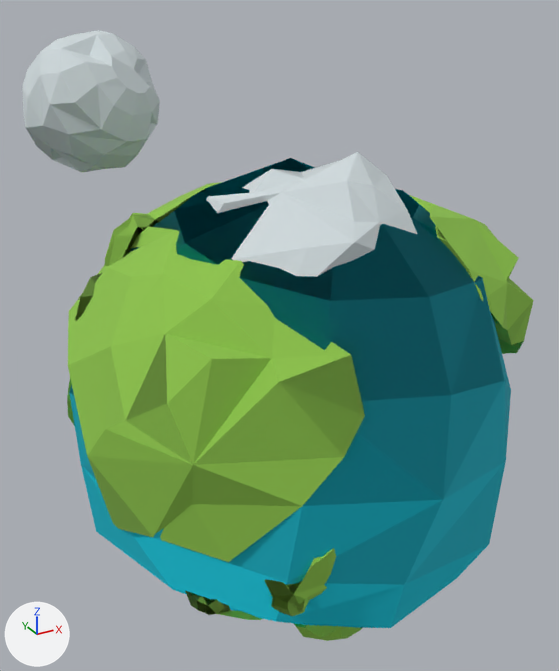
The OBJ model public/Earth and Moon/model.obj as it was, and as the next commit left it.
The view is the same before and after, from a 50 mm lens placed at (-0.245, -0.479, 0.272), pointed at (0.038, 0.036, 0.014). The axes (+X, +Y, +Z) are drawn at lower left. The lights are the same throughout. Where no turn or scale is listed for an object, it has been applied to the vertices.

Names of what the first picture shows: 'model'.
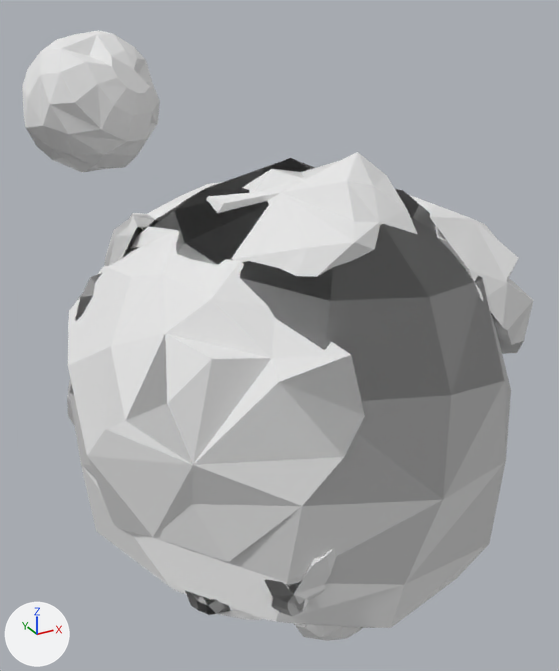
What differs and where, as boxes (x1, y1, x2, y2) in the pictures (559 x 671 px):
```json
{"object": "model", "change": "recoloured", "before": [22, 30, 534, 641], "after": [22, 30, 534, 641]}
```

The change, as JSON lines over the scene's bpy script:
```json
{"op": "set", "path": "mat_mat4.base_color", "old": "(0.0, 0.52, 0.66)", "new": "(0.8, 0.8, 0.8)", "note": "cyan #00bfd4 -> white #e7e7e7"}
{"op": "set", "path": "mat_mat9.base_color", "old": "(0.27, 0.55, 0.07)", "new": "(0.8, 0.8, 0.8)", "note": "green #8ec44b -> white #e7e7e7"}
```
